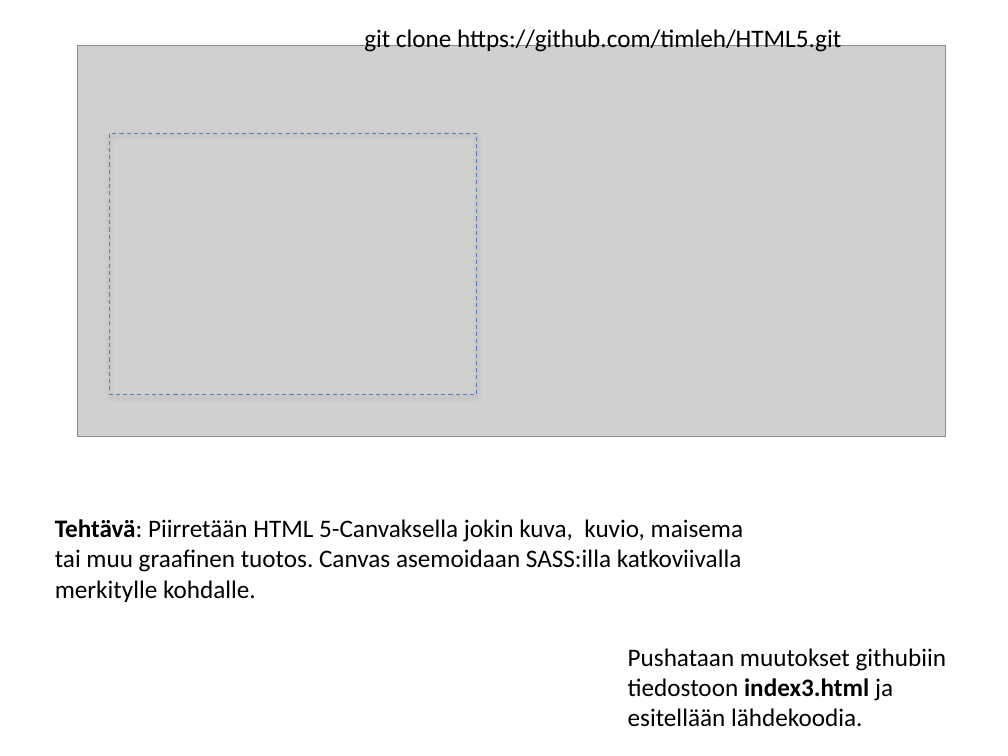
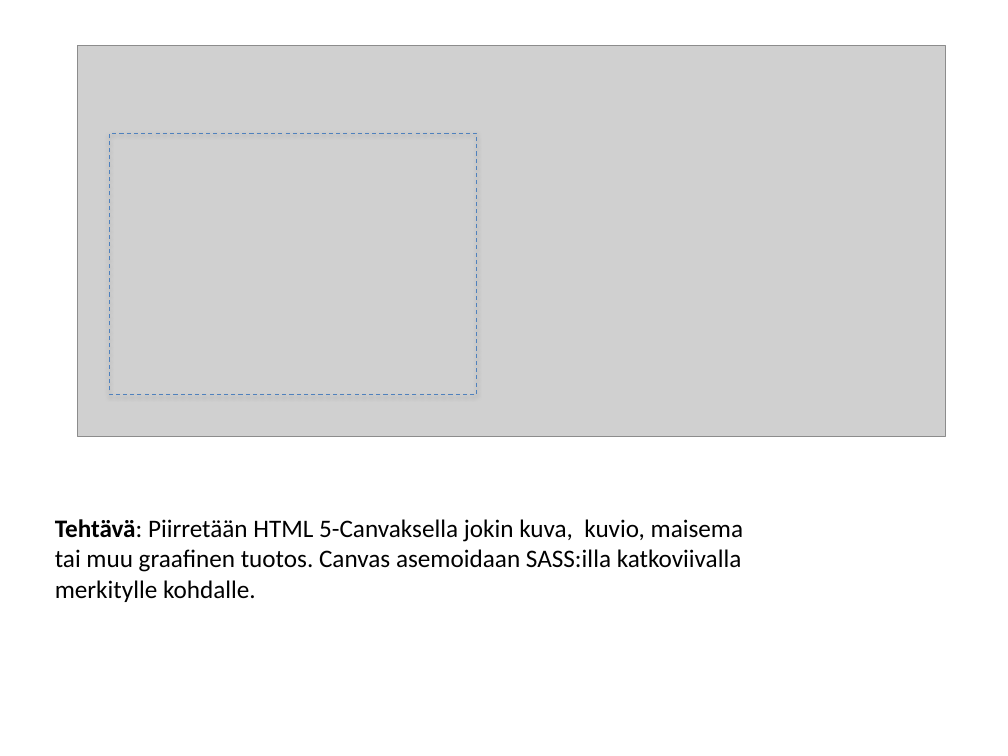
Before and after one commit to joonaspa/HTML5, a slide deck: slide 3 of SASS-tehtavat.pptx. Drawn at 1008x756 pixels with LibreOffice and Linux fonts; fonts in the diff are those of the drawing; grey boxes stand for pictures. Boxes give left, top, right and bottom in pixels: in the first picture for what was removed or moved away, otherwise in the second. Text is boxed around its words. In the diff, an @@ line names an element or a change of style, - is before the commit and + after.

```diff
--- a/SASS-tehtavat.pptx
+++ b/SASS-tehtavat.pptx
@@ text removed at box(364, 26, 841, 52) @@
-git clone https://github.com/timleh/HTML5.git
@@ text removed at box(628, 648, 946, 727) @@
-Pushataan muutokset githubiin
-tiedostoon index3.html ja esitellään lähdekoodia.
```
Also in this commit, not shown: 3 other slides changed, 1 slide added, 2 slides removed.
